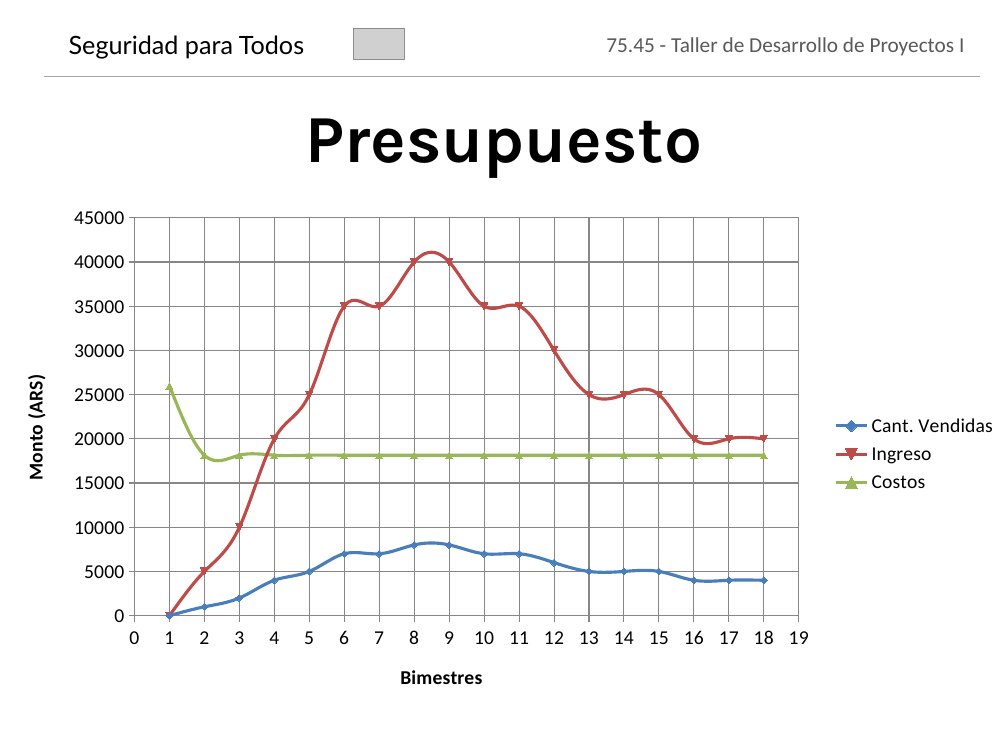
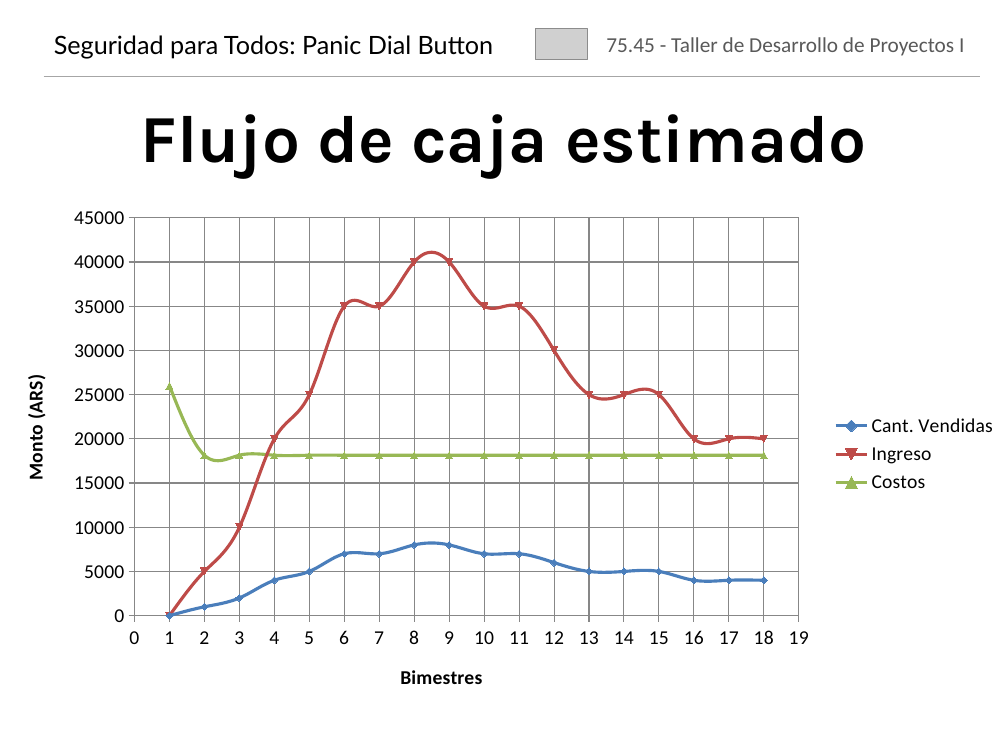
Before and after one commit to jmonetti/2012-1er-taller-de-desarrollo-de-proyectos-i, a slide deck: slide 5 of docs/Presentacion_v2.pptx. Drawn at 1008x756 pixels with LibreOffice and Linux fonts; fonts in the diff are those of the drawing; grey boxes stand for pictures; background and template pictures are left out. Boxes give left, top, right and bottom in pixels: in the first picture for what was removed or moved away, otherwise in the second. Text is boxed around its words. In the diff, an @@ line names an element or a change of style, - is before the commit and + after.

```diff
--- a/docs/Presentacion_v2.pptx
+++ b/docs/Presentacion_v2.pptx
@@ picture: place and size @@
-picture at <box>353,29,404,59</box>
+picture at <box>535,28,587,58</box>
@@ text at <box>54,35,494,59</box>: text changed @@
-Seguridad para Todos
+Seguridad para Todos: Panic Dial Button
@@ text at <box>141,114,867,179</box>: text changed @@
-Presupuesto
+Flujo de caja estimado
```
Also in this commit, not shown: 6 other slides changed, 1 slide removed.
